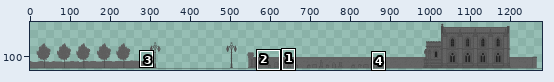
Edited in one commit: pixel-art file (assets/lvl1.ase). Above: a wide view before the commit, with the close-up outlined.
Close-up. Before the edit:
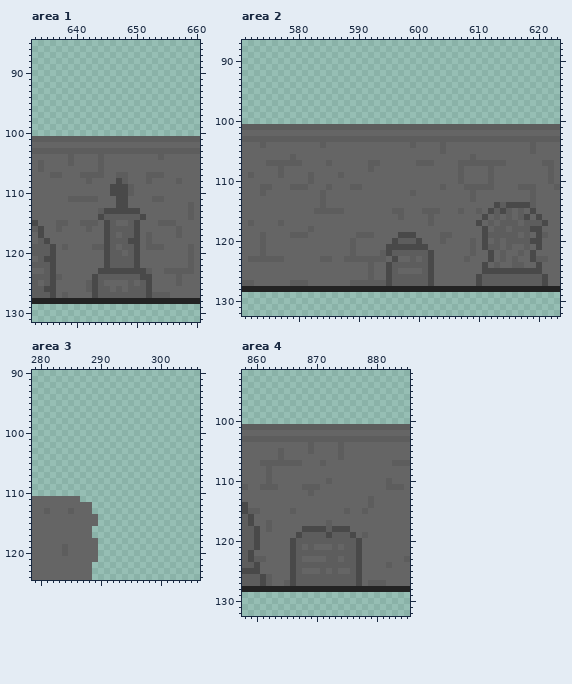
1280x144 pixels, 1 frame. Shown: area 1: x 633..660, y 85..131; area 2: x 571..623, y 87..132; area 3: x 279..306, y 90..124; area 4: x 858..885, y 92..132. The wide view leaves out empty margins. The commit also changed other parts of the picture, which this record leaves out.
After:
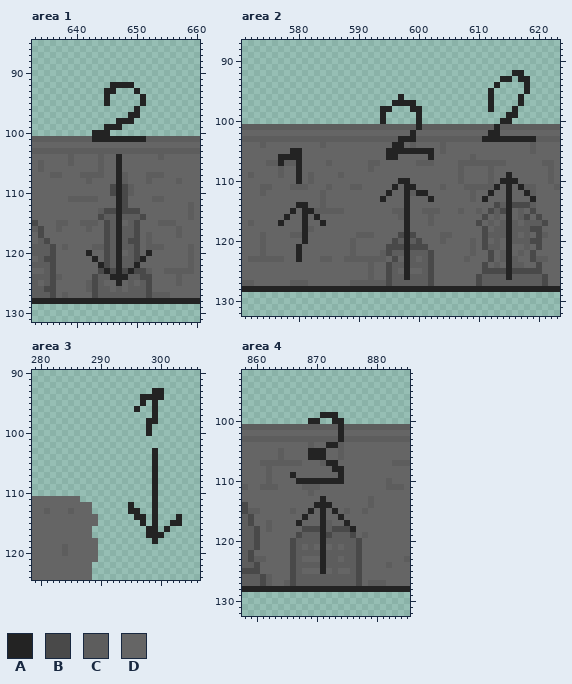
Palette (. is transparent): A #232323  B #494949  C #5d5d5d  D #656565
Difference:
layer "Spawn Notes" now shown
Changed rows in their new state; - is an unchanged pixel.
Area 1, layer "Spawn Notes":
first column x 642:
 92 ----AAAA---
 93 ---AA---A--
 94 ---A-----A-
 95 ---A-----A-
 96 --------A--
 97 -------AA--
 98 -----AAA---
 99 ---AAA-----
100 -AAA-------
101 -AAAAAAAAA-
104 -----A-----
105 -----A-----
106 -----A-----
107 -----A-----
108 -----A-----
109 -----A-----
110 -----A-----
111 -----A-----
112 -----A-----
113 -----A-----
114 -----A-----
115 -----A-----
116 -----A-----
117 -----A-----
118 -----A-----
119 -----A-----
120 A----A----A
121 -A---A---A-
122 --A--A--A--
123 ---A-A-A---
124 ----AAA----
125 -----A-----
Area 2, layer "Spawn Notes":
first column x 577:
 92 ---------------------------------------AA--
 93 -------------------------------------AA-AA-
 94 ------------------------------------A----A-
 95 -----------------------------------A-----A-
 96 --------------------A--------------A----A--
 97 -------------------AAAA------------A----A--
 98 -----------------AA---AA-----------A---A---
 99 -----------------A-----A--------------AA---
100 -----------------A-----A-------------AA----
101 -----------------------A------------A------
102 ----------------------A------------AA------
103 --------------------AAA-----------AAAAAAAAA
104 -------------------AA----------------------
105 --AA--------------AAAAAAAA-----------------
106 AAAA--------------AA-----A-----------------
107 A--A---------------------------------------
108 ---A---------------------------------------
109 ---A----------------------------------A----
110 ---A----------------AA---------------AAA---
111 -------------------A-AA-------------A-A-A--
112 ------------------A--A-AA----------A--A--A-
113 -----------------A---A---A--------A---A---A
114 ---AA----------------A----------------A----
115 --A-AA---------------A----------------A----
116 -A--A-A--------------A----------------A----
117 A---A--A-------------A----------------A----
118 ----A----------------A----------------A----
119 ----A----------------A----------------A----
120 ----A----------------A----------------A----
121 ---A-----------------A----------------A----
122 ---A-----------------A----------------A----
123 ---A-----------------A----------------A----
124 ---------------------A----------------A----
125 ---------------------A----------------A----
126 ---------------------A----------------A----
Area 3, layer "Spawn Notes":
first column x 295:
 93 ----AA---
 94 --AAAA---
 95 --A-A----
 96 -A--A----
 97 ----A----
 98 ---AA----
 99 ---A-----
100 ---A-----
103 ----A----
104 ----A----
105 ----A----
106 ----A----
107 ----A----
108 ----A----
109 ----A----
110 ----A----
111 ----A----
112 A---A----
113 AA--A----
114 -AA-A---A
115 --A-A--AA
116 ---AA-A--
117 ---AAA---
118 ----A----
Area 4, layer "Spawn Notes":
first column x 866:
 99 -----AAA---
100 ---AA--AA--
101 --------A--
102 --------A--
103 --------A--
104 ------AA---
105 ---AAA-----
106 ---AAA-----
107 ------AA---
108 -------AA--
109 A-------A--
110 -AAAAAAAA--
113 -----A-----
114 ----AAA----
115 ---A-A-A---
116 --A--A--A--
117 -A---A---A-
118 -----A----A
119 -----A-----
120 -----A-----
121 -----A-----
122 -----A-----
123 -----A-----
124 -----A-----
125 -----A-----
